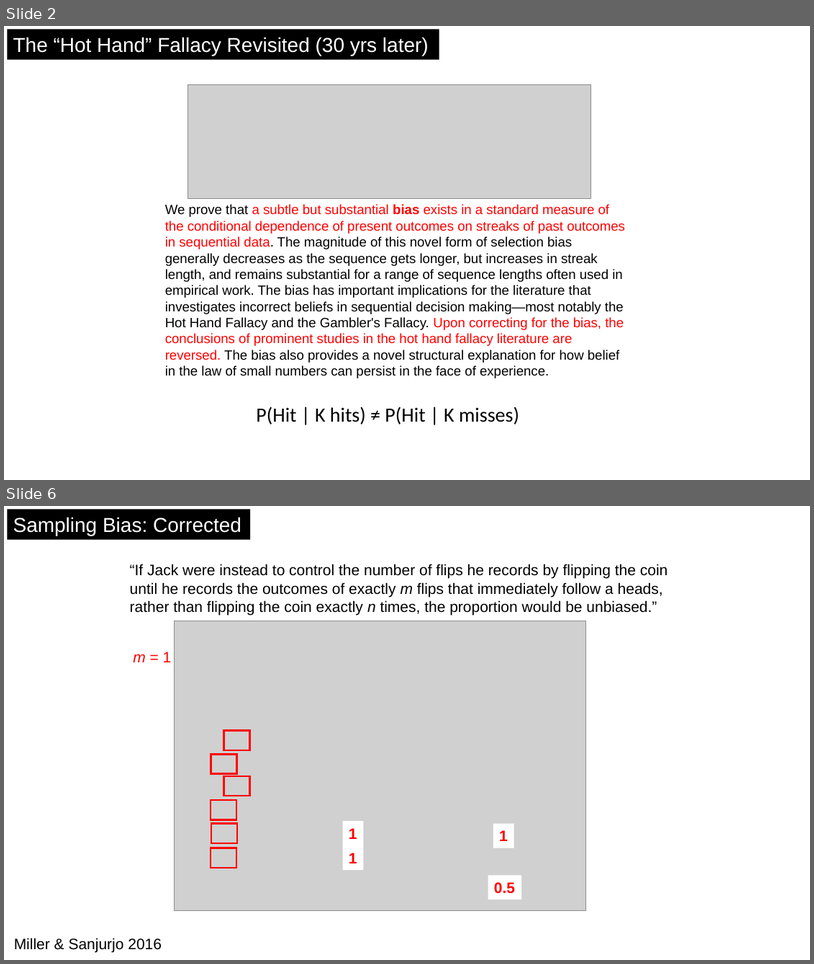
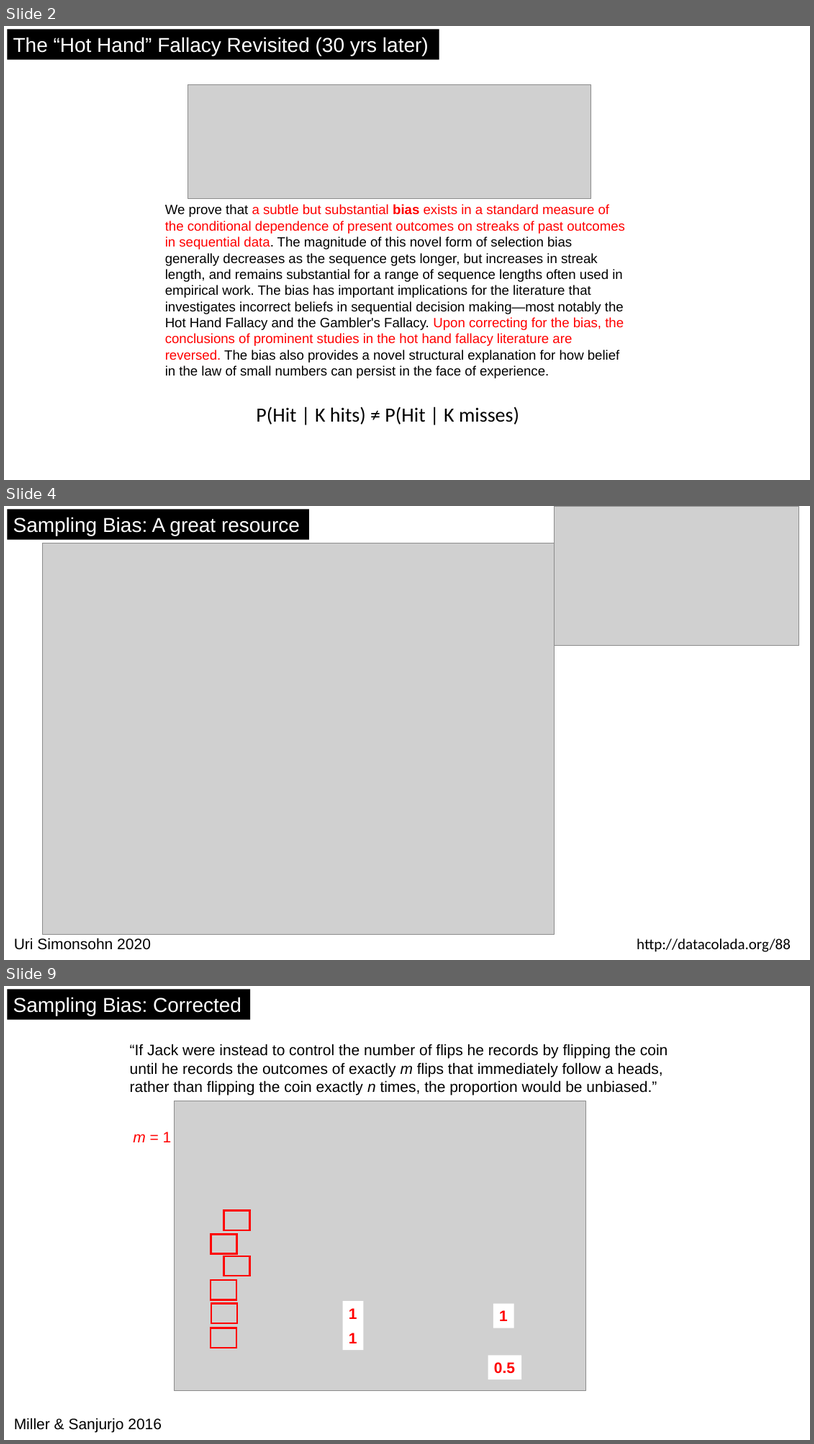
Before and after one commit to rickborn/TAD, a slide deck: Unit #1 Probability/Hot Hand Fallacy/HotHandFallacy.pptx. Shown one above the other, each under a label of ours: slides 2 and 6 before the commit, slides 2, 4 and 9 after it; the slides between them are not shown. The pictures are 814x964 and 814x1444 pixels, drawn with LibreOffice and Linux fonts; fonts in the diff are those of the drawing; grey boxes stand for pictures. Boxes give left, top, right and bottom in pixels: in the first picture for what was removed or moved away, otherwise in the second. Text is boxed around its words. In the diff, an @@ line names an element or a change of style, - is before the commit and + after.

```diff
--- a/Unit #1 Probability/Hot Hand Fallacy/HotHandFallacy.pptx
+++ b/Unit #1 Probability/Hot Hand Fallacy/HotHandFallacy.pptx
@@ slide 4 added at bbox=[4, 506, 810, 960], background #FFFFFF @@
@@ rectangle added at bbox=[7, 509, 309, 539], fill #000000, 24 pt, text #FFFFFF @@
+Sampling Bias: A great resource
@@ picture added at bbox=[555, 506, 800, 645] @@
@@ picture added at bbox=[43, 543, 555, 934] @@
@@ text added at bbox=[14, 937, 151, 950], 18 pt, text #000000 @@
+Uri Simonsohn 2020
@@ text added at bbox=[637, 938, 791, 952], 18 pt, text #000000 @@
+http://datacolada.org/88
@@ what was slide 6 is now slide 9 @@
```
Also in this commit, not shown: 2 slides changed, 2 other slides added, 39 other files.
